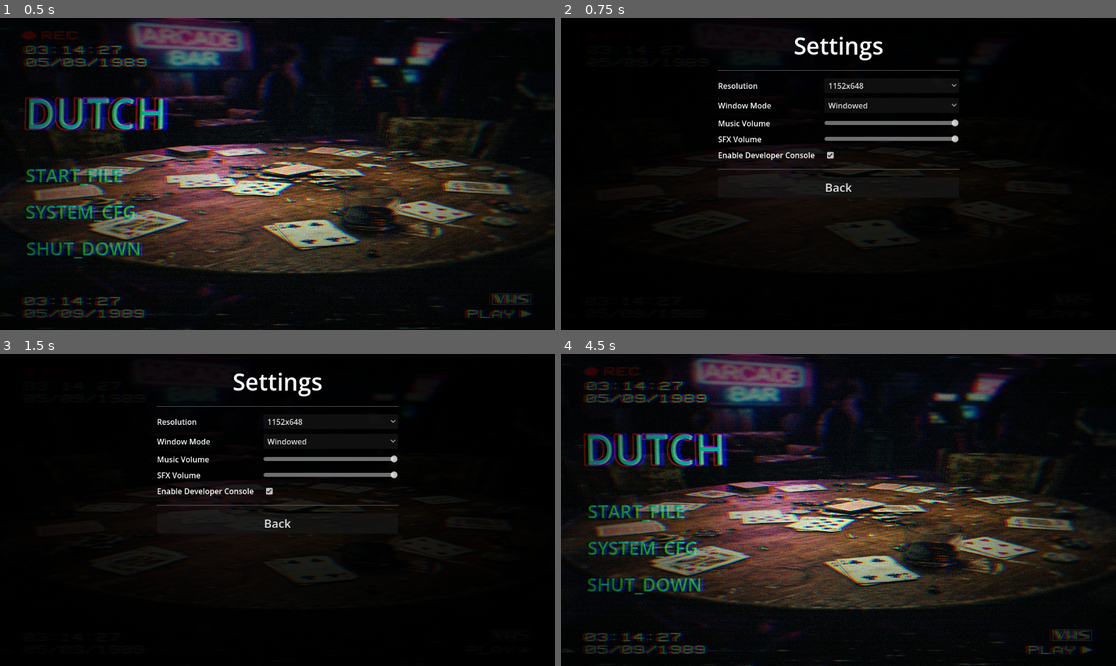
Above: before the commit, frames 1-4 (two rows, left to right).
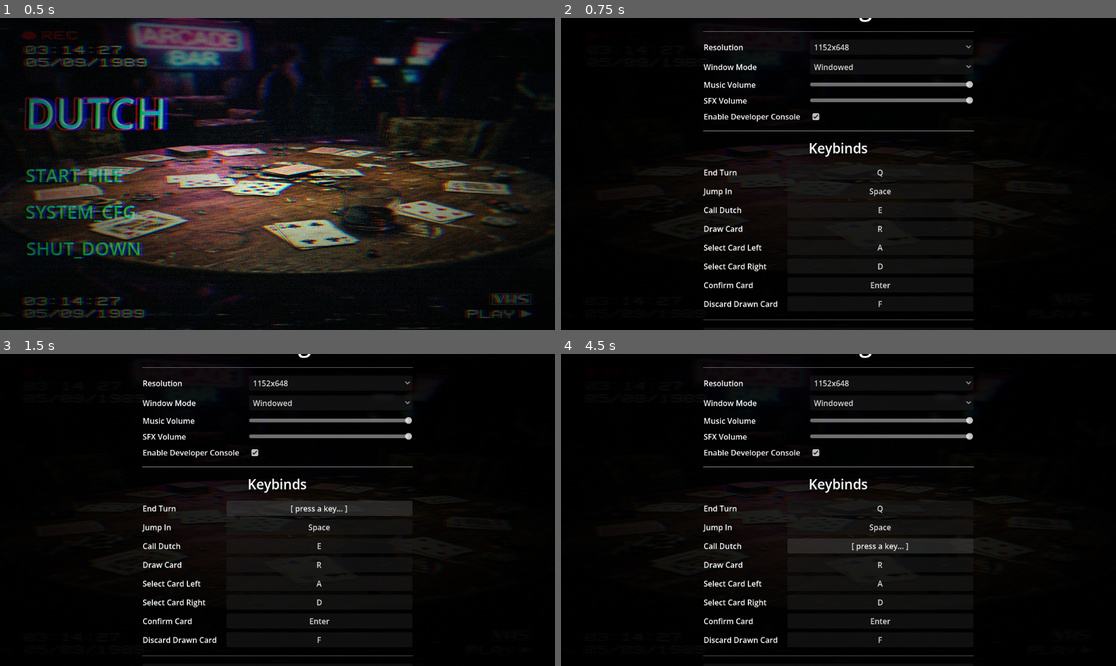
Above: after the commit, the same moments.

Repository: DinVin24/dutch
Game: Godot game, scene res://main_menu.tscn
Same seed, same stepped clock (60 frames per second), same inputs: the game is played once before the commit and once after it.
Inputs (mouse positions are in pixels of both pictures, inside the frame that each line leads up to):
- Up to frame 1 (0.5 s): no input
- Up to frame 2 (0.75 s): click "SYSTEM_CFG" at 0.5 s
- Up to frame 3 (1.5 s): click (321, 506) at 1.25 s, where only the run after the commit has a clickable "Q"
- Up to frame 4 (4.5 s): click (882, 506) at 2 s, where only the run after the commit has a clickable "[ press a key... ]"; click (882, 525) at 2.75 s, where only the run after the commit has a clickable "Space"; click (882, 525) at 3.5 s, where only the run after the commit has a clickable "[ press a key... ]"; click (882, 544) at 4.25 s, where only the run after the commit has a clickable "E"

Frame 1 is identical in both runs. In frame 2, 4.9% of the frame differs, in the area x 25-75%, y 0-97%; in frame 3, 5.8%; in frame 4, 42%, in the area x 0-100%, y 0-100%.

Commit message:
feat(controls): add keyboard controls and rebindable keybinds settings
- Add 10 input actions to project.godot with default bindings
- Add keyboard handler to game_board_3d.gd with noclip and dev console priority guards
- A/D navigate cards via hover system; Enter confirms; Q/E/R/F/Space trigger game actions
- Add Keybinds section to settings_menu with click-to-rebind flow
- Settings _input consolidates Escape handling and rebind capture

Diff:
--- a/game_board_3d.gd
+++ b/game_board_3d.gd
@@ -31,6 +31,7 @@
 var pending_card: Card3D = null
 var pending_card_tween: Tween = null
 var swap_sources: Array = [] # Stores [card_node, player_idx, card_idx]
+var _keyboard_selected_card_idx: int = -1 # Index into player_hands[0] for keyboard navigation
 var _hovered_card_node: Card3D = null # Track hovered card for spreading effect
 
 # Peek Phase state
@@ -1203,6 +1204,95 @@
 		if event.keycode == KEY_L:
 			_toggle_debug_reveal()
 
+	# --- GAME KEYBOARD CONTROLS ---
+	# Priority Guard 1: Noclip is active — keys belong to the camera, not the game.
+	if noclip_enabled:
+		return
+	# Priority Guard 2: Dev console is open — keys belong to the text input, not the game.
+	if DevConsole and DevConsole.window.is_visible():
+		return
+
+	if not (event is InputEventKey and event.pressed and not event.echo):
+		return
+
+	_handle_game_keyboard_input(event)
+
+func _handle_game_keyboard_input(event: InputEvent) -> void:
+	# ACTION BUTTONS
+	# Q — end turn OR confirm dutch (states are mutually exclusive)
+	if event.is_action("game_end_turn") and end_turn_btn.visible:
+		_on_end_turn_pressed()
+		get_viewport().set_input_as_handled()
+
+	elif event.is_action("game_confirm_dutch") and confirm_dutch_btn.visible:
+		_on_confirm_dutch_pressed()
+		get_viewport().set_input_as_handled()
+
+	# E — call dutch OR forfeit dutch (states are mutually exclusive)
+	elif event.is_action("game_forfeit_dutch") and forfeit_dutch_btn.visible:
+		_on_cancel_dutch_pressed()
+		get_viewport().set_input_as_handled()
+
+	elif event.is_action("game_call_dutch") and call_dutch_btn.visible:
+		_on_call_dutch_pressed()
+		get_viewport().set_input_as_handled()
+
+	elif event.is_action("game_jump_in") and jump_in_btn.visible:
+		_on_jump_in_pressed()
+		get_viewport().set_input_as_handled()
+
+	# DECK / DISCARD
+	elif event.is_action("game_draw_card"):
+		_on_deck_clicked()
+		get_viewport().set_input_as_handled()
+
+	elif event.is_action("game_discard_drawn"):
+		_on_discard_clicked()
+		get_viewport().set_input_as_handled()
+
+	# CARD SELECTION (A / D)
+	elif event.is_action("game_select_left"):
+		_keyboard_navigate_hand(-1)
+		get_viewport().set_input_as_handled()
+
+	elif event.is_action("game_select_right"):
+		_keyboard_navigate_hand(1)
+		get_viewport().set_input_as_handled()
+
+	# CONFIRM SELECTED CARD (Enter)
+	elif event.is_action("game_confirm_card"):
+		_keyboard_confirm_card()
+		get_viewport().set_input_as_handled()
+
+func _keyboard_navigate_hand(direction: int) -> void:
+	var hand = player_hands[0]
+	if hand.is_empty(): return
+
+	# Deselect previous card (fire hover_exit to restore visual state)
+	if _keyboard_selected_card_idx >= 0 and _keyboard_selected_card_idx < hand.size():
+		var prev = hand[_keyboard_selected_card_idx]
+		if is_instance_valid(prev):
+			_on_card_hover_exit(prev)
+
+	_keyboard_selected_card_idx = wrapi(
+		_keyboard_selected_card_idx + direction,
+		0, hand.size()
+	)
+
+	var card = hand[_keyboard_selected_card_idx]
+	if is_instance_valid(card):
+		_on_card_hover_enter(card)
+
+func _keyboard_confirm_card() -> void:
+	if _keyboard_selected_card_idx < 0: return
+	var hand = player_hands[0]
+	if _keyboard_selected_card_idx >= hand.size(): return
+	var card = hand[_keyboard_selected_card_idx]
+	if is_instance_valid(card) and card.data != null:
+		_on_card_clicked(card, card.data)
+		# Deselect after confirm
+		_keyboard_selected_card_idx = -1
+
 func _pause_game():
 	if pause_menu_instance == null:
 		pause_menu_instance = pause_menu_scene.instantiate()
--- a/project.godot
+++ b/project.godot
@@ -32,6 +32,56 @@
 "events": [Object(InputEventKey,"resource_local_to_scene":false,"resource_name":"","device":-1,"window_id":0,"alt_press …(192 unchanged characters)…
 ]
 }
+game_end_turn={
+"deadzone": 0.5,
+"events": [Object(InputEventKey,"resource_local_to_scene":false,"resource_name":"","device":-1,"window_id":0,"alt_pressed":false,"shift_pressed":false,"ctrl_pressed":false,"meta_pressed":false,"pressed":false,"keycode":0,"physical_keycode":81,"key_label":0,"unicode":113,"location":0,"echo":false,"script":null)
+]
+}
+game_jump_in={
+"deadzone": 0.5,
+"events": [Object(InputEventKey,"resource_local_to_scene":false,"resource_name":"","device":-1,"window_id":0,"alt_pressed":false,"shift_pressed":false,"ctrl_pressed":false,"meta_pressed":false,"pressed":false,"keycode":0,"physical_keycode":32,"key_label":0,"unicode":32,"location":0,"echo":false,"script":null)
+]
+}
+game_call_dutch={
+"deadzone": 0.5,
+"events": [Object(InputEventKey,"resource_local_to_scene":false,"resource_name":"","device":-1,"window_id":0,"alt_pressed":false,"shift_pressed":false,"ctrl_pressed":false,"meta_pressed":false,"pressed":false,"keycode":0,"physical_keycode":69,"key_label":0,"unicode":101,"location":0,"echo":false,"script":null)
+]
+}
+game_confirm_dutch={
+"deadzone": 0.5,
+"events": [Object(InputEventKey,"resource_local_to_scene":false,"resource_name":"","device":-1,"window_id":0,"alt_pressed":false,"shift_pressed":false,"ctrl_pressed":false,"meta_pressed":false,"pressed":false,"keycode":0,"physical_keycode":81,"key_label":0,"unicode":113,"location":0,"echo":false,"script":null)
+]
+}
+game_forfeit_dutch={
+"deadzone": 0.5,
+"events": [Object(InputEventKey,"resource_local_to_scene":false,"resource_name":"","device":-1,"window_id":0,"alt_pressed":false,"shift_pressed":false,"ctrl_pressed":false,"meta_pressed":false,"pressed":false,"keycode":0,"physical_keycode":69,"key_label":0,"unicode":101,"location":0,"echo":false,"script":null)
+]
+}
+game_draw_card={
+"deadzone": 0.5,
+"events": [Object(InputEventKey,"resource_local_to_scene":false,"resource_name":"","device":-1,"window_id":0,"alt_pressed":false,"shift_pressed":false,"ctrl_pressed":false,"meta_pressed":false,"pressed":false,"keycode":0,"physical_keycode":82,"key_label":0,"unicode":114,"location":0,"echo":false,"script":null)
+]
+}
+game_select_left={
+"deadzone": 0.5,
+"events": [Object(InputEventKey,"resource_local_to_scene":false,"resource_name":"","device":-1,"window_id":0,"alt_pressed":false,"shift_pressed":false,"ctrl_pressed":false,"meta_pressed":false,"pressed":false,"keycode":0,"physical_keycode":65,"key_label":0,"unicode":97,"location":0,"echo":false,"script":null)
+]
+}
+game_select_right={
+"deadzone": 0.5,
+"events": [Object(InputEventKey,"resource_local_to_scene":false,"resource_name":"","device":-1,"window_id":0,"alt_pressed":false,"shift_pressed":false,"ctrl_pressed":false,"meta_pressed":false,"pressed":false,"keycode":0,"physical_keycode":68,"key_label":0,"unicode":100,"location":0,"echo":false,"script":null)
+]
+}
+game_confirm_card={
+"deadzone": 0.5,
+"events": [Object(InputEventKey,"resource_local_to_scene":false,"resource_name":"","device":-1,"window_id":0,"alt_pressed":false,"shift_pressed":false,"ctrl_pressed":false,"meta_pressed":false,"pressed":false,"keycode":0,"physical_keycode":4194309,"key_label":0,"unicode":0,"location":0,"echo":false,"script":null)
+]
+}
+game_discard_drawn={
+"deadzone": 0.5,
+"events": [Object(InputEventKey,"resource_local_to_scene":false,"resource_name":"","device":-1,"window_id":0,"alt_pressed":false,"shift_pressed":false,"ctrl_pressed":false,"meta_pressed":false,"pressed":false,"keycode":0,"physical_keycode":70,"key_label":0,"unicode":102,"location":0,"echo":false,"script":null)
+]
+}
 
 [physics]
 
--- a/settings_menu.gd
+++ b/settings_menu.gd
@@ -50,13 +50,7 @@
 		sfx_slider.value = db_to_linear(AudioServer.get_bus_volume_db(sfx_bus))
 
 	dev_console_check.button_pressed = GameManager.dev_console_enabled
-
-func _input(event: InputEvent) -> void:
-	if event.is_action_pressed("ui_cancel"):
-		if DevConsole and DevConsole.window.is_visible():
-			return
-		_on_back_button_pressed()
-		get_viewport().set_input_as_handled()
+	_populate_keybind_buttons()
 
 func _on_resolution_selected(index: int) -> void:
 	DisplayServer.window_set_size(resolutions[index])
@@ -86,3 +80,73 @@
 
 func _on_dev_console_toggled(toggled_on: bool) -> void:
 	GameManager.dev_console_enabled = toggled_on
+
+# ── KEYBINDS ──────────────────────────────────────────────────────────────────
+
+# Maps action name -> NodePath string (relative to this node) of its bind Button
+const KEYBIND_ACTIONS: Dictionary = {
+	"game_end_turn":     "BackgroundTint/VBoxContainer/KeybindsGrid/EndTurnBind",
+	"game_jump_in":      "BackgroundTint/VBoxContainer/KeybindsGrid/JumpInBind",
+	"game_call_dutch":   "BackgroundTint/VBoxContainer/KeybindsGrid/CallDutchBind",
+	"game_draw_card":    "BackgroundTint/VBoxContainer/KeybindsGrid/DrawCardBind",
+	"game_select_left":  "BackgroundTint/VBoxContainer/KeybindsGrid/SelectLeftBind",
+	"game_select_right": "BackgroundTint/VBoxContainer/KeybindsGrid/SelectRightBind",
+	"game_confirm_card": "BackgroundTint/VBoxContainer/KeybindsGrid/ConfirmCardBind",
+	"game_discard_drawn":"BackgroundTint/VBoxContainer/KeybindsGrid/DiscardDrawnBind",
+}
+
+var _listening_action: String = ""
+var _listening_button: Button = null
+
+func _populate_keybind_buttons() -> void:
+	for action in KEYBIND_ACTIONS:
+		var btn: Button = get_node(KEYBIND_ACTIONS[action])
+		btn.text = _get_key_label(action)
+
+func _get_key_label(action: String) -> String:
+	var events = InputMap.action_get_events(action)
+	for e in events:
+		if e is InputEventKey:
+			return OS.get_keycode_string(e.physical_keycode)
+	return "—"
+
+func _on_keybind_button_pressed(action: String, node_path: String) -> void:
+	# If already listening for another key, reset that button first
+	if _listening_button != null:
+		_listening_button.text = _get_key_label(_listening_action)
+
+	_listening_action = action
+	_listening_button = get_node(node_path)
+	_listening_button.text = "[ press a key... ]"
+
+func _input(event: InputEvent) -> void:
+	# Settings menu: Escape closes settings
+	if event.is_action_pressed("ui_cancel"):
+		if DevConsole and DevConsole.window.is_visible():
+			return
+		_on_back_button_pressed()
+		get_viewport().set_input_as_handled()
+		return
+
+	# Rebind listening
+	if _listening_action == "": return
+	if not (event is InputEventKey and event.pressed and not event.echo): return
+
+	# Escape cancels rebinding
+	if event.keycode == KEY_ESCAPE or event.physical_keycode == KEY_ESCAPE:
+		_listening_button.text = _get_key_label(_listening_action)
+		_listening_action = ""
+		_listening_button = null
+		get_viewport().set_input_as_handled()
+		return
+
+	# Apply the new binding
+	var new_event = InputEventKey.new()
+	new_event.physical_keycode = event.physical_keycode
+	InputMap.action_erase_events(_listening_action)
+	InputMap.action_add_event(_listening_action, new_event)
+
+	_listening_button.text = _get_key_label(_listening_action)
+	_listening_action = ""
+	_listening_button = null
+	get_viewport().set_input_as_handled()
--- a/settings_menu.tscn
+++ b/settings_menu.tscn
@@ -27,10 +27,10 @@
 anchor_top = 0.5
 anchor_right = 0.5
 anchor_bottom = 0.5
-offset_left = -250.0
-offset_top = -300.0
-offset_right = 250.0
-offset_bottom = 300.0
+offset_left = -280.0
+offset_top = -380.0
+offset_right = 280.0
+offset_bottom = 380.0
 grow_horizontal = 2
 grow_vertical = 2
 theme_override_constants/separation = 15
@@ -99,6 +99,93 @@
 button_pressed = true
 
 [node name="HSeparator2" type="HSeparator" parent="BackgroundTint/VBoxContainer"]
+layout_mode = 2
+
+[node name="KeybindsLabel" type="Label" parent="BackgroundTint/VBoxContainer"]
+layout_mode = 2
+theme_override_font_sizes/font_size = 28
+text = "Keybinds"
+horizontal_alignment = 1
+
+[node name="KeybindsGrid" type="GridContainer" parent="BackgroundTint/VBoxContainer"]
+layout_mode = 2
+theme_override_constants/h_separation = 20
+theme_override_constants/v_separation = 8
+columns = 2
+
+[node name="EndTurnLabel" type="Label" parent="BackgroundTint/VBoxContainer/KeybindsGrid"]
+layout_mode = 2
+text = "End Turn"
+
+[node name="EndTurnBind" type="Button" parent="BackgroundTint/VBoxContainer/KeybindsGrid"]
+layout_mode = 2
+size_flags_horizontal = 3
+text = "Q"
+
+[node name="JumpInLabel" type="Label" parent="BackgroundTint/VBoxContainer/KeybindsGrid"]
+layout_mode = 2
+text = "Jump In"
+
+[node name="JumpInBind" type="Button" parent="BackgroundTint/VBoxContainer/KeybindsGrid"]
+layout_mode = 2
+size_flags_horizontal = 3
+text = "Space"
+
+[node name="CallDutchLabel" type="Label" parent="BackgroundTint/VBoxContainer/KeybindsGrid"]
+layout_mode = 2
+text = "Call Dutch"
+
+[node name="CallDutchBind" type="Button" parent="BackgroundTint/VBoxContainer/KeybindsGrid"]
+layout_mode = 2
+size_flags_horizontal = 3
+text = "E"
+
+[node name="DrawCardLabel" type="Label" parent="BackgroundTint/VBoxContainer/KeybindsGrid"]
+layout_mode = 2
+text = "Draw Card"
+
+[node name="DrawCardBind" type="Button" parent="BackgroundTint/VBoxContainer/KeybindsGrid"]
+layout_mode = 2
+size_flags_horizontal = 3
+text = "R"
+
+[node name="SelectLeftLabel" type="Label" parent="BackgroundTint/VBoxContainer/KeybindsGrid"]
+layout_mode = 2
+text = "Select Card Left"
+
+[node name="SelectLeftBind" type="Button" parent="BackgroundTint/VBoxContainer/KeybindsGrid"]
+layout_mode = 2
+size_flags_horizontal = 3
+text = "A"
+
+[node name="SelectRightLabel" type="Label" parent="BackgroundTint/VBoxContainer/KeybindsGrid"]
+layout_mode = 2
+text = "Select Card Right"
+
+[node name="SelectRightBind" type="Button" parent="BackgroundTint/VBoxContainer/KeybindsGrid"]
+layout_mode = 2
+size_flags_horizontal = 3
+text = "D"
+
+[node name="ConfirmCardLabel" type="Label" parent="BackgroundTint/VBoxContainer/KeybindsGrid"]
+layout_mode = 2
+text = "Confirm Card"
+
+[node name="ConfirmCardBind" type="Button" parent="BackgroundTint/VBoxContainer/KeybindsGrid"]
+layout_mode = 2
+size_flags_horizontal = 3
+text = "Enter"
+
+[node name="DiscardDrawnLabel" type="Label" parent="BackgroundTint/VBoxContainer/KeybindsGrid"]
+layout_mode = 2
+text = "Discard Drawn Card"
+
+[node name="DiscardDrawnBind" type="Button" parent="BackgroundTint/VBoxContainer/KeybindsGrid"]
+layout_mode = 2
+size_flags_horizontal = 3
+text = "F"
+
+[node name="HSeparator3" type="HSeparator" parent="BackgroundTint/VBoxContainer"]
 layout_mode = 2
 
 [node name="BackButton" type="Button" parent="BackgroundTint/VBoxContainer"]
@@ -111,4 +198,12 @@
 [connection signal="value_changed" from="BackgroundTint/VBoxContainer/GridContainer/MusicSlider" to="." method="_on_music_value_changed"]
 [connection signal="value_changed" from="BackgroundTint/VBoxContainer/GridContainer/SFXSlider" to="." method="_on_sfx_value_changed"]
 [connection signal="toggled" from="BackgroundTint/VBoxContainer/GridContainer/DevConsoleCheck" to="." method="_on_dev_console_toggled"]
+[connection signal="pressed" from="BackgroundTint/VBoxContainer/KeybindsGrid/EndTurnBind" to="." method="_on_keybind_button_pressed" binds= ["game_end_turn", "BackgroundTint/VBoxContainer/KeybindsGrid/EndTurnBind"]]
+[connection signal="pressed" from="BackgroundTint/VBoxContainer/KeybindsGrid/JumpInBind" to="." method="_on_keybind_button_pressed" binds= ["game_jump_in", "BackgroundTint/VBoxContainer/KeybindsGrid/JumpInBind"]]
+[connection signal="pressed" from="BackgroundTint/VBoxContainer/KeybindsGrid/CallDutchBind" to="." method="_on_keybind_button_pressed" binds= ["game_call_dutch", "BackgroundTint/VBoxContainer/KeybindsGrid/CallDutchBind"]]
+[connection signal="pressed" from="BackgroundTint/VBoxContainer/KeybindsGrid/DrawCardBind" to="." method="_on_keybind_button_pressed" binds= ["game_draw_card", "BackgroundTint/VBoxContainer/KeybindsGrid/DrawCardBind"]]
+[connection signal="pressed" from="BackgroundTint/VBoxContainer/KeybindsGrid/SelectLeftBind" to="." method="_on_keybind_button_pressed" binds= ["game_select_left", "BackgroundTint/VBoxContainer/KeybindsGrid/SelectLeftBind"]]
+[connection signal="pressed" from="BackgroundTint/VBoxContainer/KeybindsGrid/SelectRightBind" to="." method="_on_keybind_button_pressed" binds= ["game_select_right", "BackgroundTint/VBoxContainer/KeybindsGrid/SelectRightBind"]]
+[connection signal="pressed" from="BackgroundTint/VBoxContainer/KeybindsGrid/ConfirmCardBind" to="." method="_on_keybind_button_pressed" binds= ["game_confirm_card", "BackgroundTint/VBoxContainer/KeybindsGrid/ConfirmCardBind"]]
+[connection signal="pressed" from="BackgroundTint/VBoxContainer/KeybindsGrid/DiscardDrawnBind" to="." method="_on_keybind_button_pressed" binds= ["game_discard_drawn", "BackgroundTint/VBoxContainer/KeybindsGrid/DiscardDrawnBind"]]
 [connection signal="pressed" from="BackgroundTint/VBoxContainer/BackButton" to="." method="_on_back_button_pressed"]
